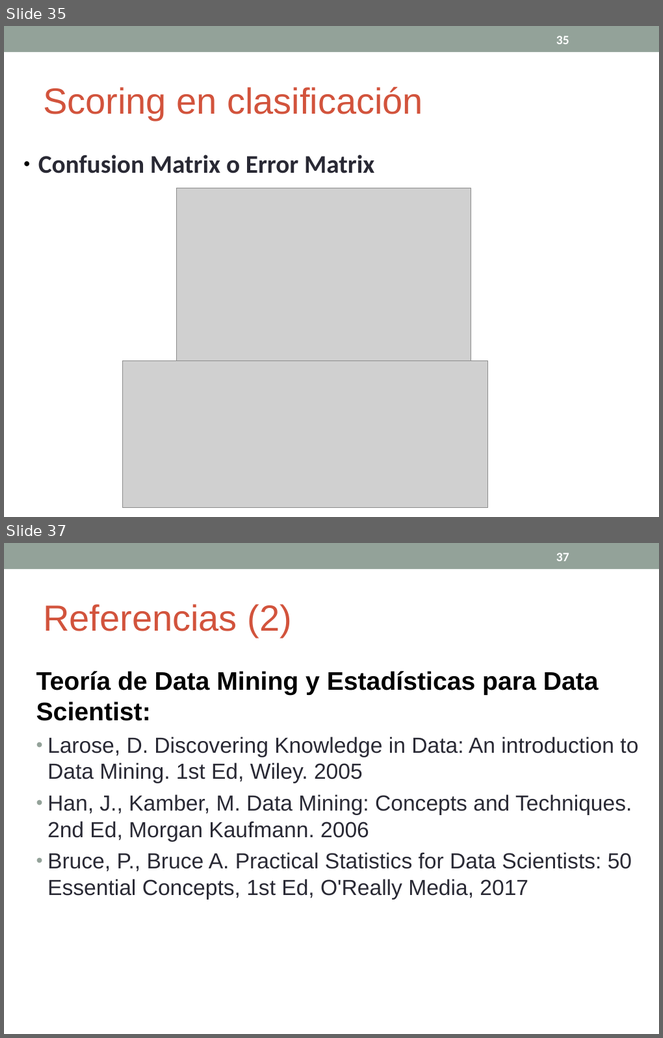
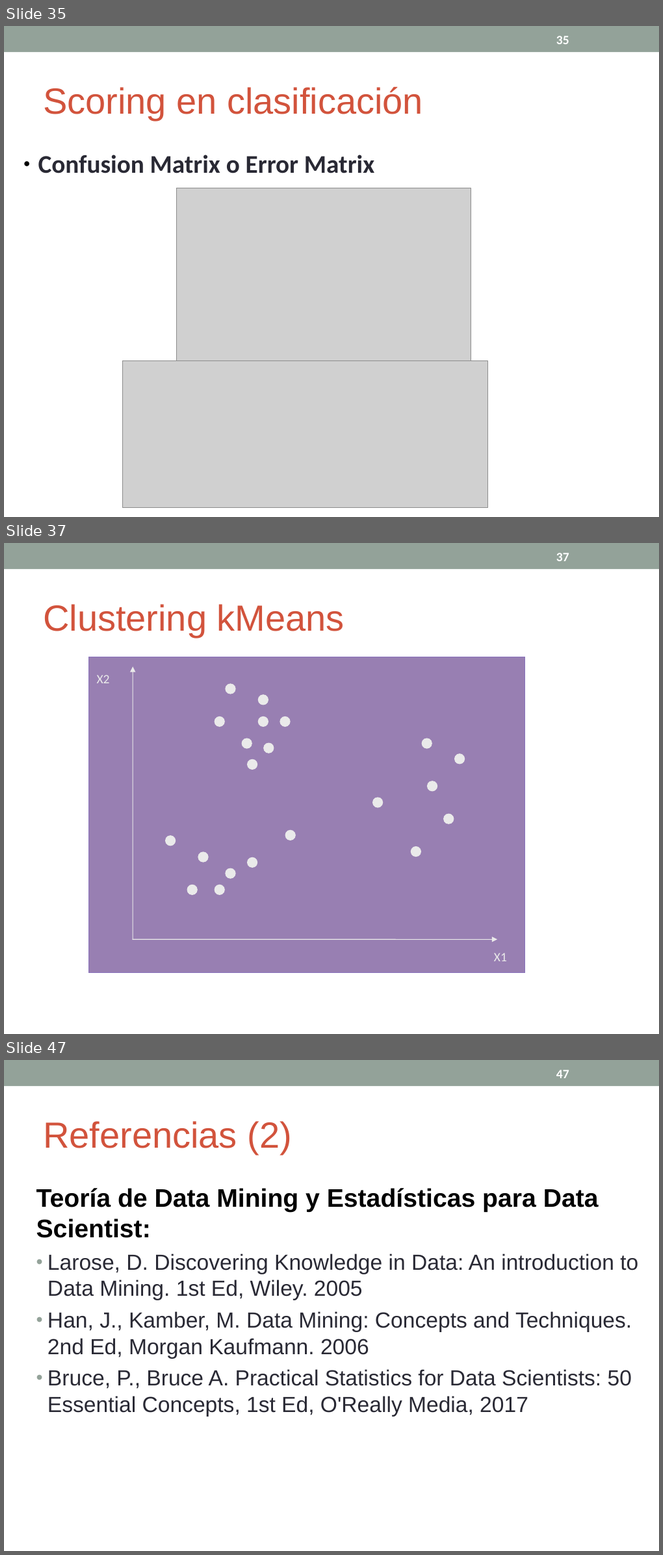
Before and after one commit to cdsparaguay/cursoml, a slide deck: clases/Clase03_ML.ppt. Shown one above the other, each under a label of ours: slides 35 and 37 before the commit, slides 35, 37 and 47 after it; the slides between them are not shown. The pictures are 663x1038 and 663x1555 pixels, drawn with LibreOffice and Linux fonts; fonts in the diff are those of the drawing; grey boxes stand for pictures. Boxes give left, top, right and bottom in pixels: in the first picture for what was removed or moved away, otherwise in the second. Text is boxed around its words. In the diff, an @@ line names an element or a change of style, - is before the commit and + after.

```diff
--- a/clases/Clase03_ML.ppt
+++ b/clases/Clase03_ML.ppt
@@ slide 37 added at (x1=4, y1=543, x2=659, y2=1034), background #FFFFFF; not listed: 1 template element that a slide beside it also shows @@
@@ page number added at (x1=556, y1=553, x2=570, y2=561), 14 pt, text #FFFFFF, bold @@
+37
@@ text added at (x1=43, y1=604, x2=345, y2=637), 40 pt, text #D2533C @@
+Clustering kMeans
@@ group added at (x1=89, y1=657, x2=525, y2=973): 21 ellipses, 2 arrows, 2 texts, 1 rectangle @@
+X1
+X2
@@ what was slide 37 is now slide 47 @@
@@ page number at (x1=556, y1=1070, x2=570, y2=1078): text changed @@
-37
+47
```
Also in this commit, not shown: 2 slides changed, 9 other slides added, 2 other files.
